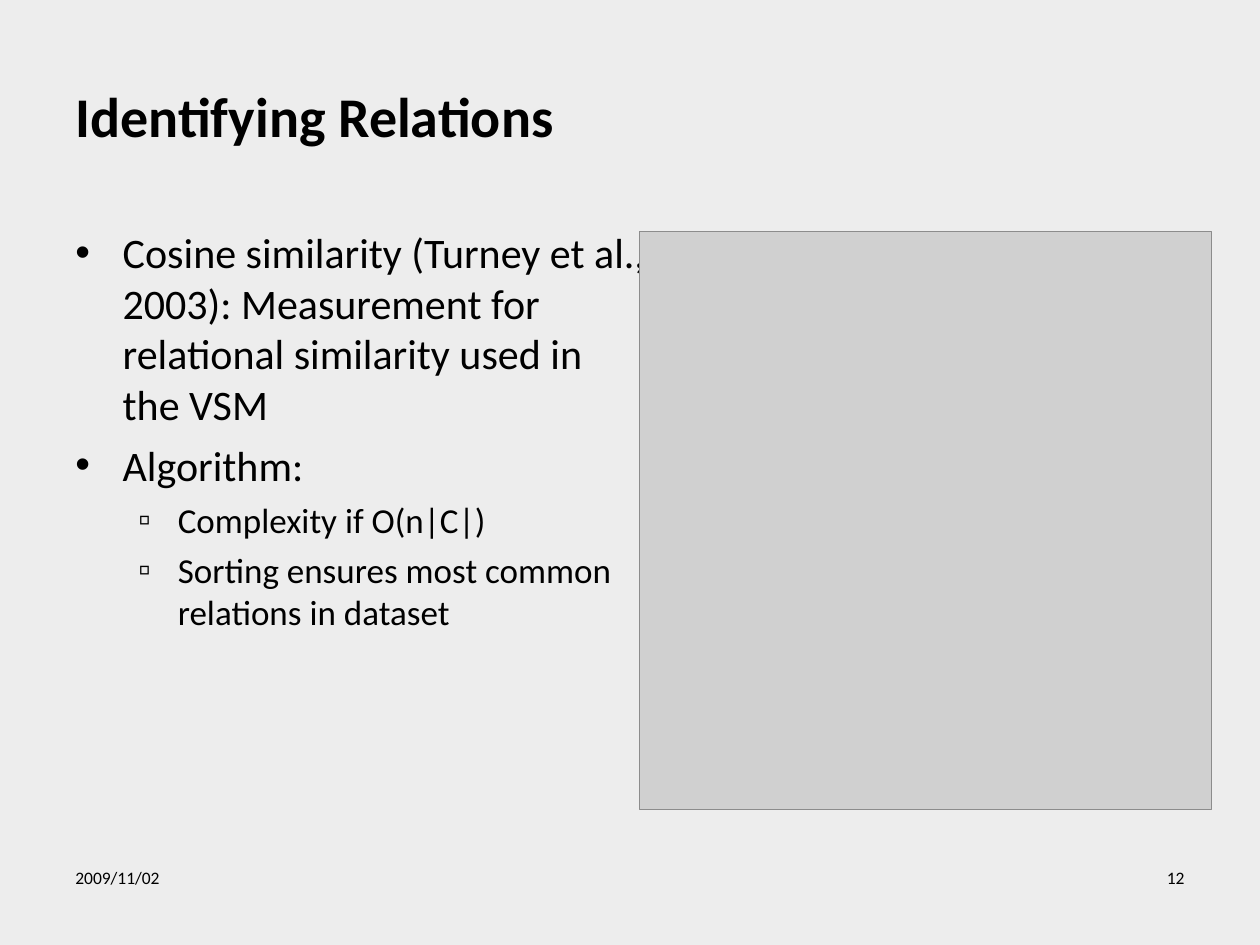
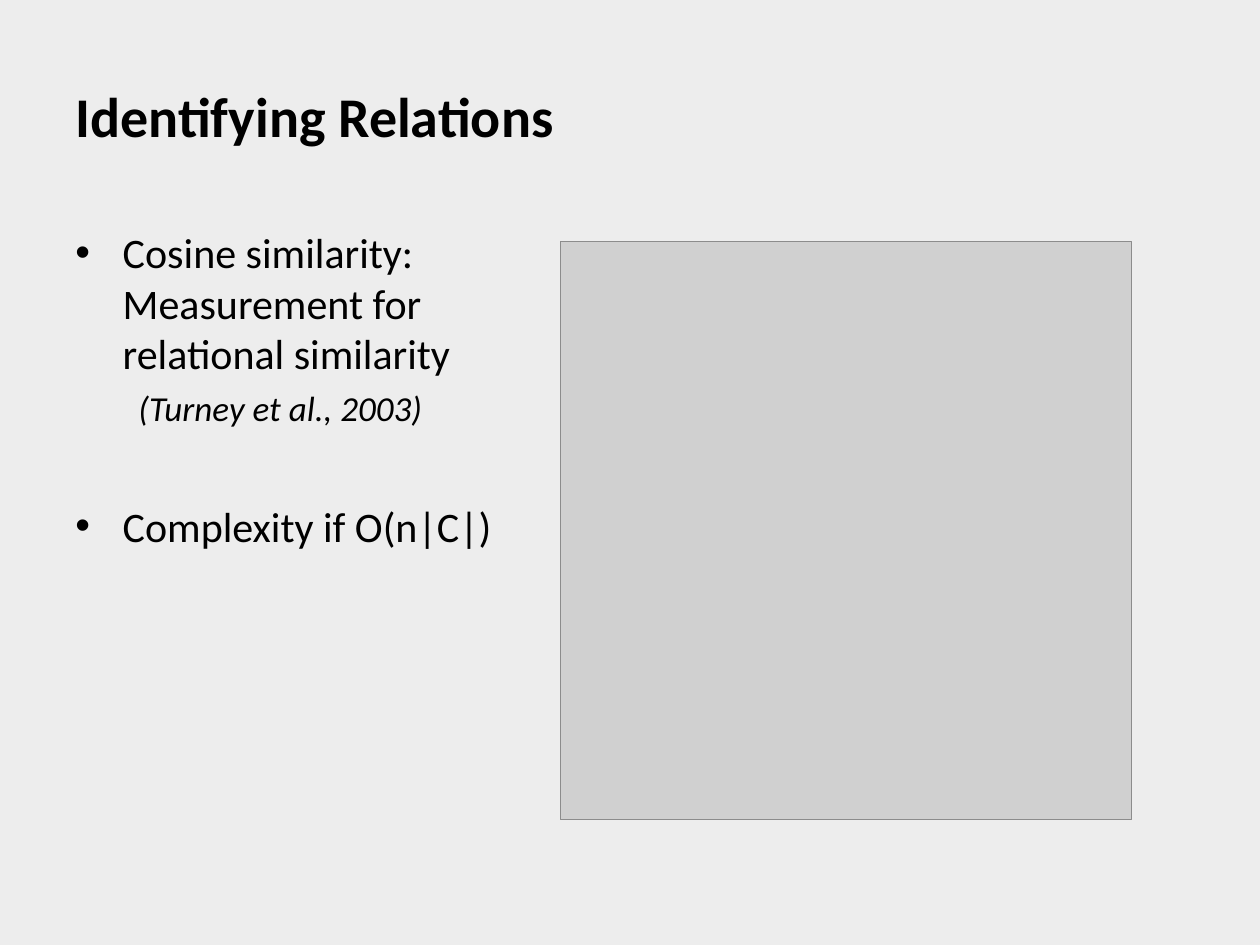
Before and after one commit to henriquekano/horie-dev, a slide deck: slide 13 of 2009.2 ウェブ工学/Relational Similarity.ppt (slide 12 before the commit). Drawn at 1260x945 pixels with LibreOffice and Linux fonts; fonts in the diff are those of the drawing; grey boxes stand for pictures; background and template pictures are left out. Boxes give left, top, right and bottom in pixels: in the first picture for what was removed or moved away, otherwise in the second. Text is boxed around its words. In the diff, an @@ line names an element or a change of style, - is before the commit and + after.

```diff
--- a/2009.2 ウェブ工学/Relational Similarity.ppt
+++ b/2009.2 ウェブ工学/Relational Similarity.ppt
@@ text at bbox=[123, 238, 450, 427]: text changed @@
-• Cosine similarity (Turney et al., 2003): Measurement for relational similarity used in the VSM
-• Algorithm:
+• Cosine similarity: Measurement for relational similarity
+  (Turney et al., 2003)
@@ picture: place and size @@
-picture at bbox=[640, 232, 1212, 810]
+picture at bbox=[561, 241, 1131, 819]
@@ text at bbox=[123, 511, 491, 549]: size 20 to 24 pt in "Complexity if O(n|C|)"; bullet ▫ to •; list level 2 to 1 in "Complexity if O(n|C|)" @@
@@ text at bbox=[178, 559, 611, 626]: paragraph removed @@
-  ▫ Sorting ensures most common relations in dataset
@@ text removed at bbox=[75, 872, 159, 885] @@
-2009/11/02
@@ page number removed at bbox=[1167, 872, 1185, 884] @@
-12
```
Also in this commit, not shown: 8 other slides changed, 8 slides added, 7 slides removed.
